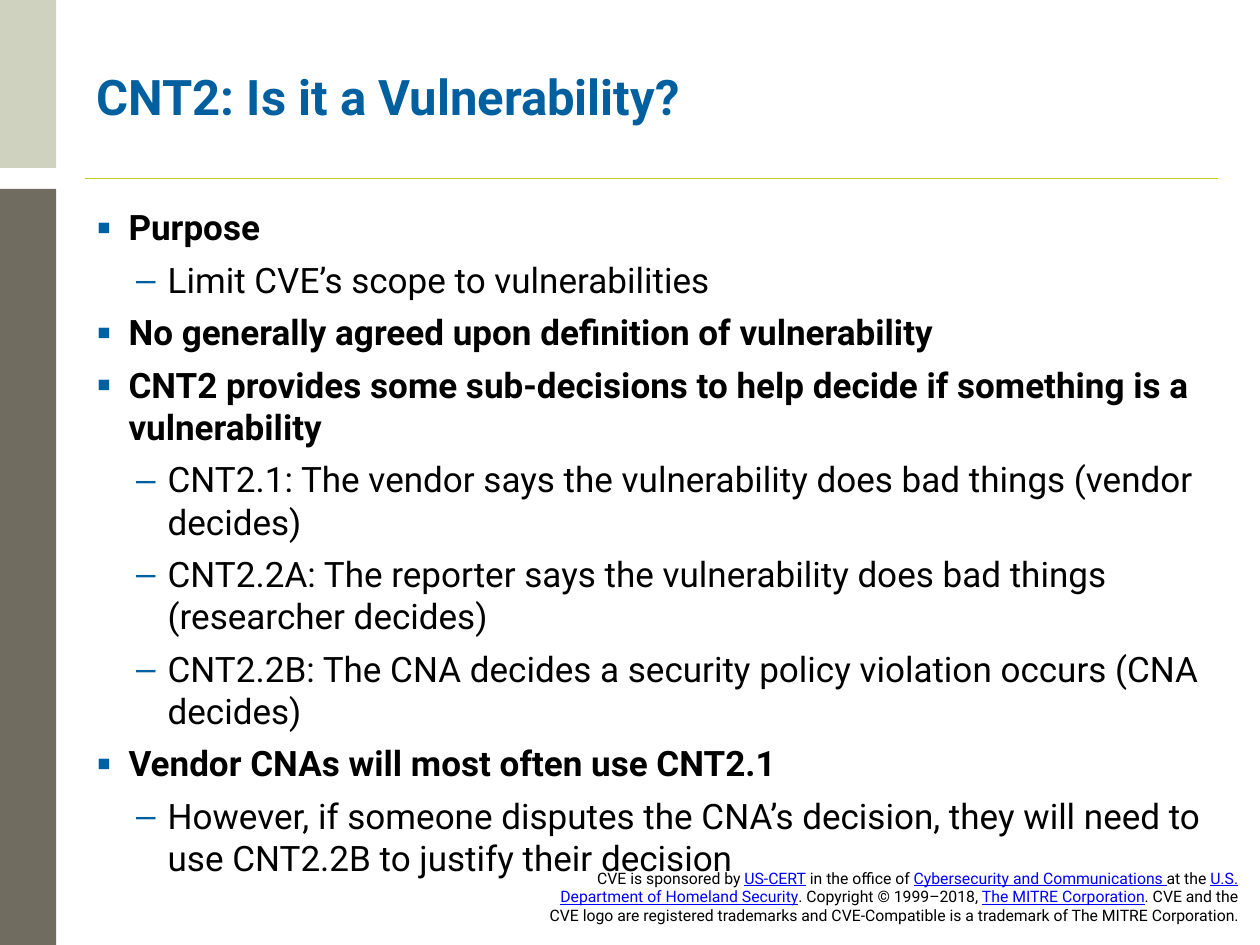
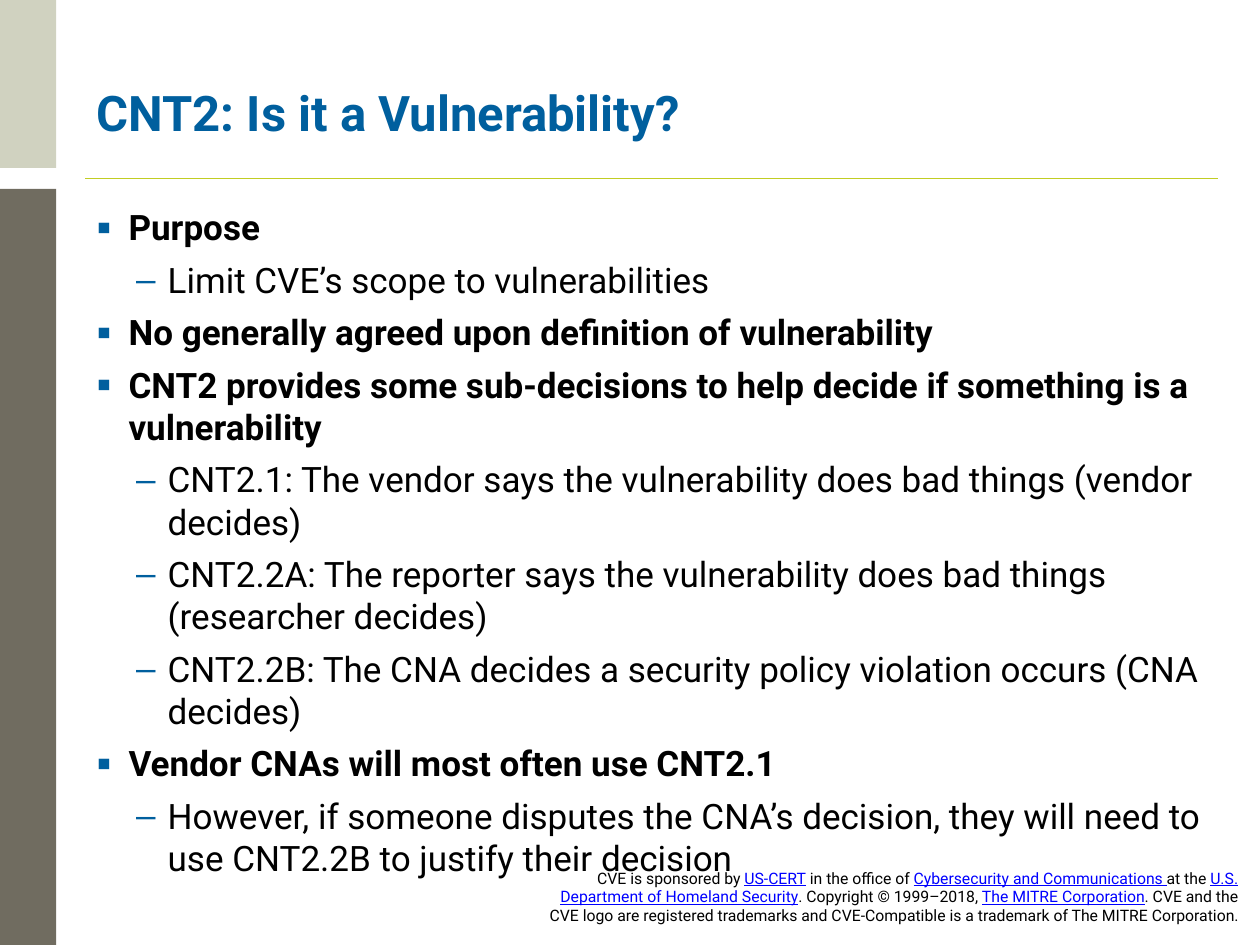
Before and after one commit to CVEProject/cveproject.github.io, a slide deck: slide 23 of docs/cna/CVE Counting Rules Training.pptx (slide 24 before the commit). Drawn at 1260x945 pixels with LibreOffice and Linux fonts; fonts in the diff are those of the drawing; background and template pictures are left out. Boxes give left, top, right and bottom in pixels: in the first picture for what was removed or moved away, otherwise in the second. Text is boxed around its words. In the diff, an @@ line names an element or a change of style, - is before the commit and + after.

```diff
--- a/docs/cna/CVE Counting Rules Training.pptx
+++ b/docs/cna/CVE Counting Rules Training.pptx
@@ title "CNT2: Is it a Vulnerability?": place and size @@
-title "CNT2: Is it a Vulnerability?" at <box>97,78,679,126</box>
+title "CNT2: Is it a Vulnerability?" at <box>97,94,679,142</box>
```
Also in this commit, not shown: 18 other slides changed, 1 slide added, 2 slides removed.
